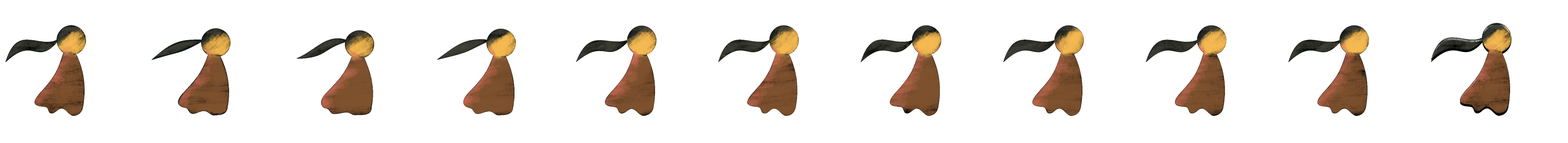
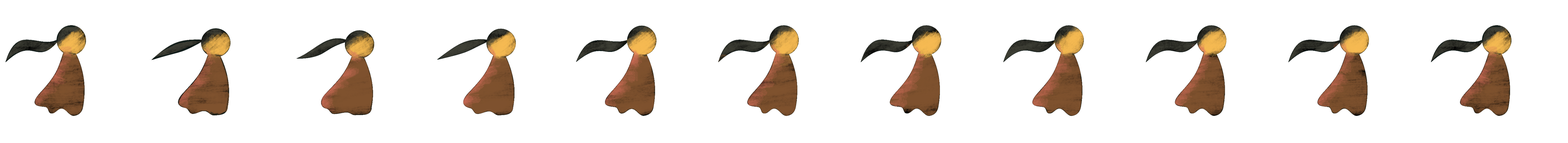
Two versions of the same layered image (1568x143). Layer-by-layer changes:
painted on "Pintar camada 3 (colado)" over [1430, 22, 1512, 116]
painted on "Plano de fundo" over [1430, 22, 1512, 116]
